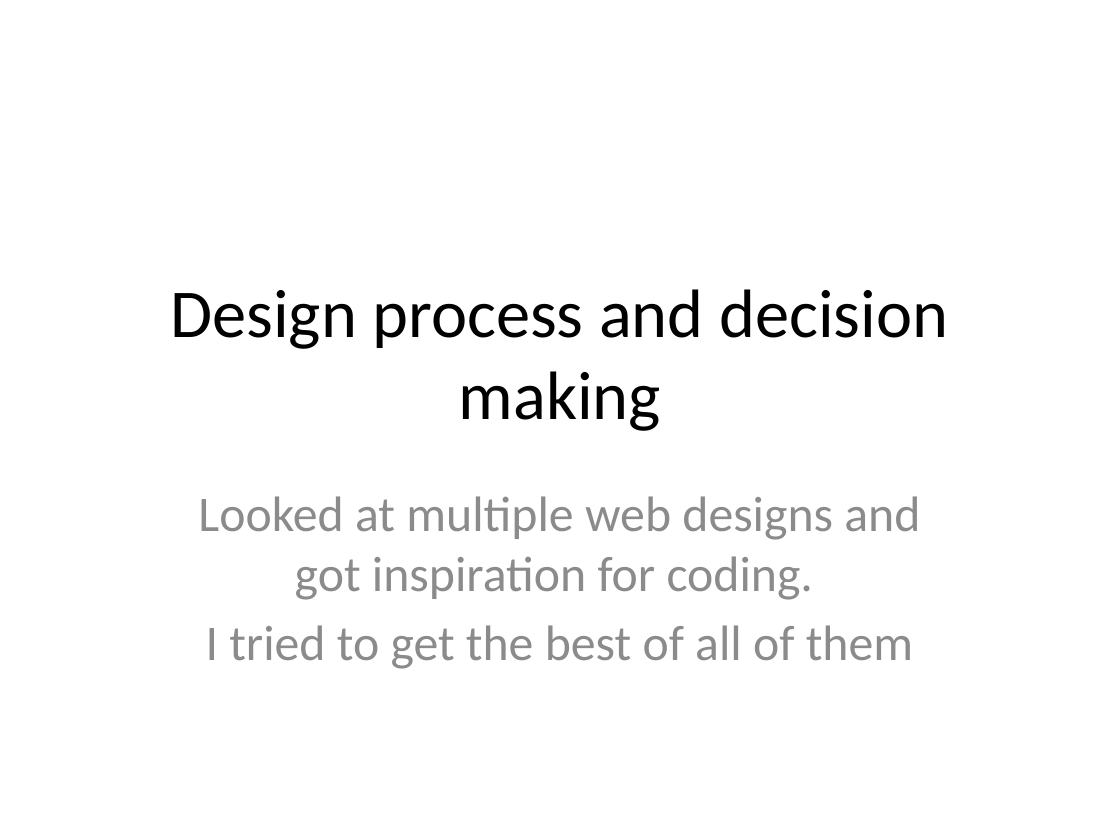
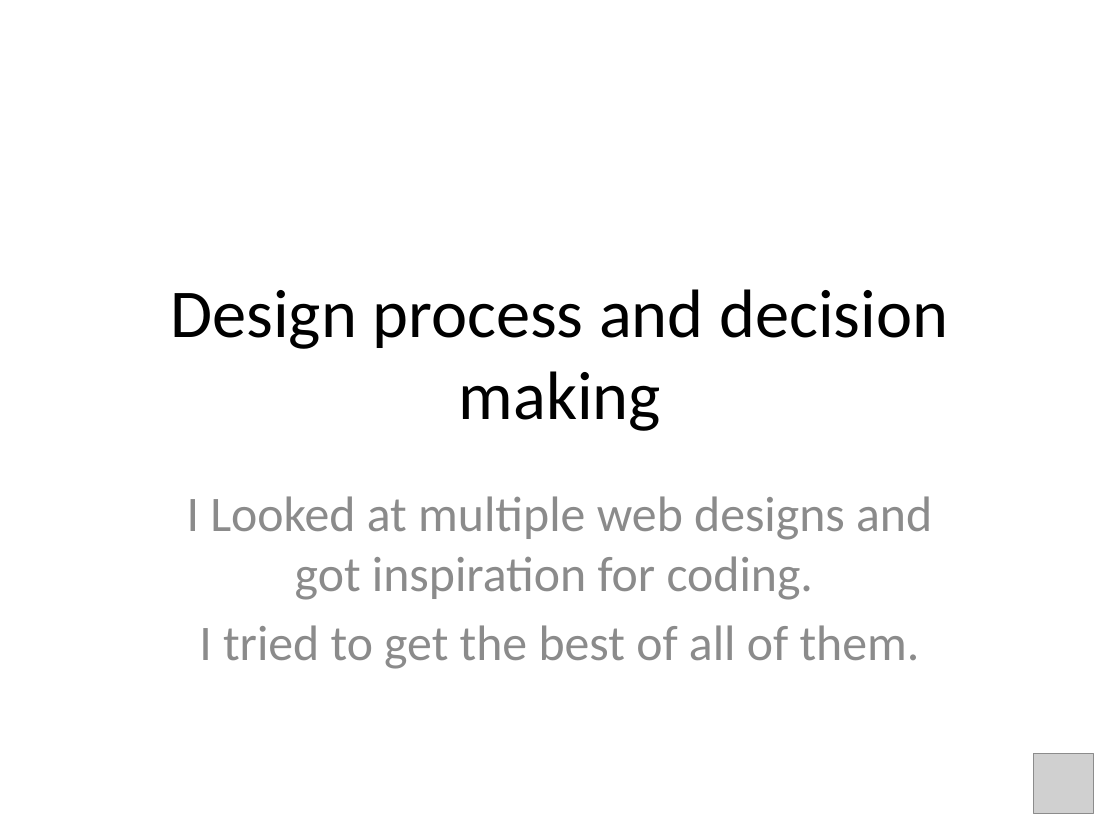
Before and after one commit to stuWolf/WolfgangStueckleT1A2, a slide deck: slide 5 of ppt/Slide Deck.pptx. Drawn at 1120x840 pixels with LibreOffice and Linux fonts; fonts in the diff are those of the drawing; grey boxes stand for pictures. Boxes give left, top, right and bottom in pixels: in the first picture for what was removed or moved away, otherwise in the second. Text is boxed around its words. In the diff, an @@ line names an element or a change of style, - is before the commit and + after.

```diff
--- a/ppt/Slide Deck.pptx
+++ b/ppt/Slide Deck.pptx
@@ subtitle at (187, 496, 932, 669): text changed @@
-Looked at multiple web designs and got inspiration for coding.
-I tried to get the best of all of them
+I Looked at multiple web designs and got inspiration for coding.
+I tried to get the best of all of them.
@@ picture added at (1034, 754, 1093, 813) @@
```
Also in this commit, not shown: 5 other slides changed, 15 other files.
